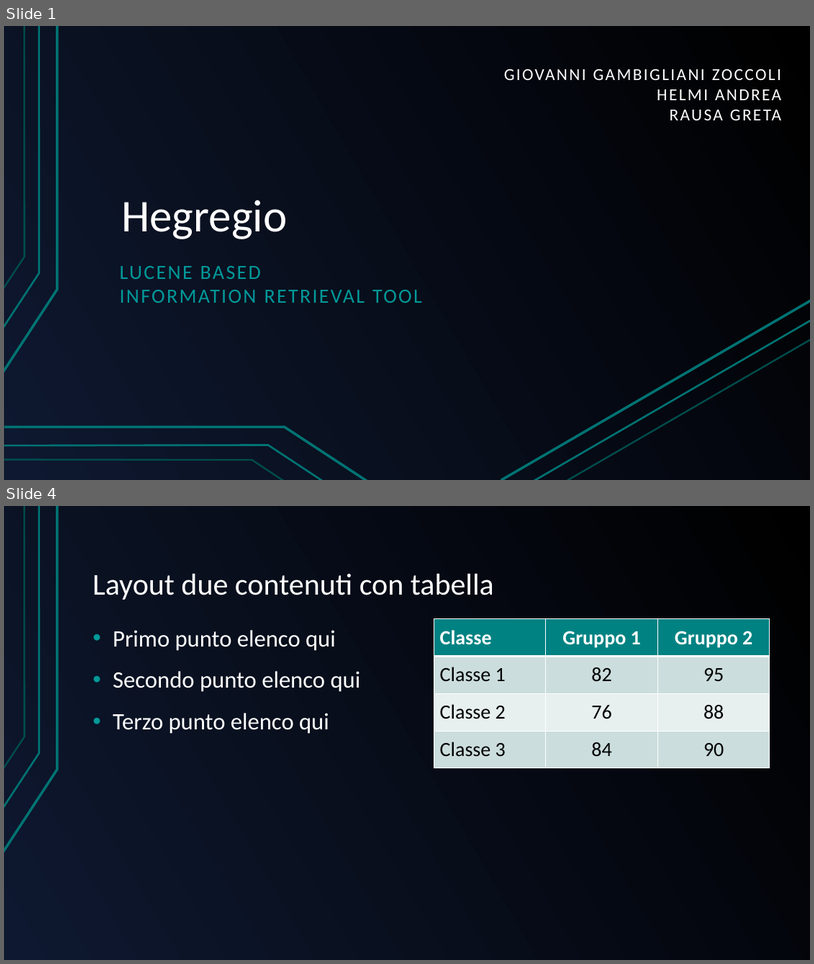
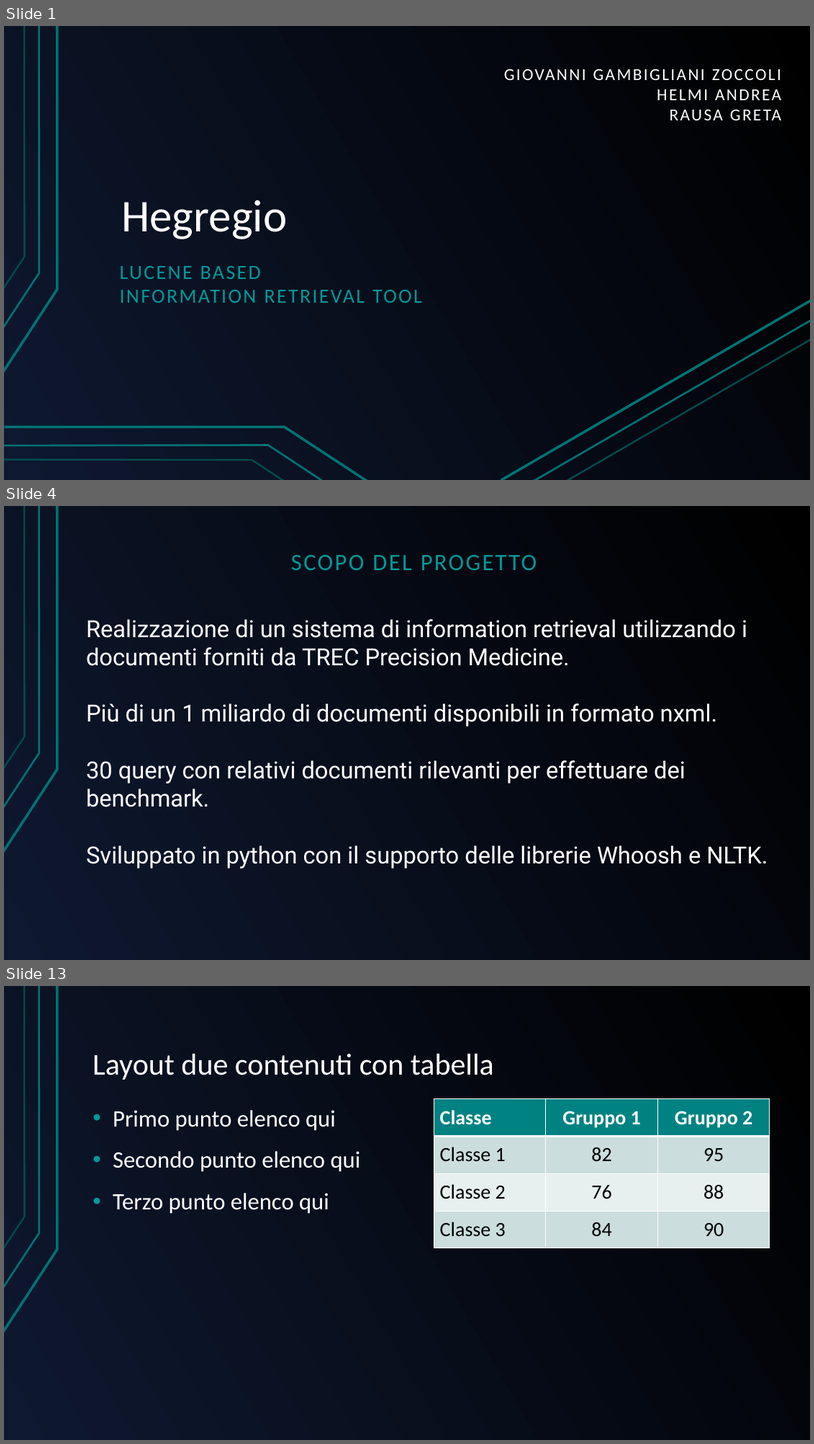
Before and after one commit to GreRagu/ProgettoGavi, a slide deck: Hegregio.odp. Shown one above the other, each under a label of ours: slides 1 and 4 before the commit, slides 1, 4 and 13 after it; the slides between them are not shown. The pictures are 814x964 and 814x1444 pixels, drawn with LibreOffice and Linux fonts; fonts in the diff are those of the drawing. Boxes give left, top, right and bottom in pixels: in the first picture for what was removed or moved away, otherwise in the second. Text is boxed around its words. In the diff, an @@ line names an element or a change of style, - is before the commit and + after.

```diff
--- a/Hegregio.odp
+++ b/Hegregio.odp
@@ slide 4 added at (4, 506, 810, 960), background gradient #000000 to #0E1830; not listed: 3 template elements that a slide beside it also shows @@
@@ text added at (291, 555, 538, 570), 28 pt, text #009999 @@
+SCOPO DEL PROGETTO
@@ text added at (86, 619, 768, 868), 28 pt, text #FFFFFF @@
+Realizzazione di un sistema di information retrieval utilizzando i documenti forniti da TREC Precision Medicine.
+Più di un 1 miliardo di documenti disponibili in formato nxml.
+30 query con relativi documenti rilevanti per effettuare dei benchmark.
+Sviluppato in python con il supporto delle librerie Whoosh e NLTK.
@@ what was slide 4 is now slide 13 @@
```
Also in this commit, not shown: 11 other slides added, 9 slides removed.
